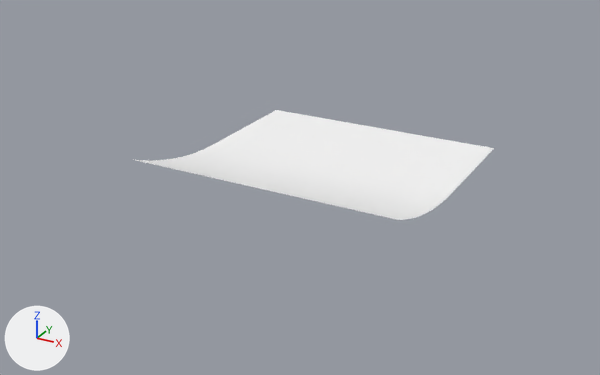
A saved change to the Blender file static/games/generic/post-it.blend.
Rendered twice from a 50 mm camera at (2.63, -5.15, 2.37) aimed at (-0.09, -0.2, -0.11). Arrows for +X, +Y and +Z are at lower left; the lights stay in place.

The older version as bpy lines, for what is in view:
```python
mat_post_it = principled_material('Post-it')
mat_post_it.base_color = (1.0, 1.0, 1.0)  # white #ffffff
me_plane = bpy.data.meshes.new('Plane')
me_plane.from_pydata(...)  # 22 vertices, 10 faces; spans x -1.0..1.0, y -1.0..1.0, z 0.0..0.22
me_plane.polygons.foreach_set('use_smooth', [True] * 10)
me_plane.materials.append(mat_post_it)  # white #ffffff
ob_post_it = bpy.data.objects.new('Post-it', me_plane)
ob_post_it.location = (0.0, 0.0, 0.0)
ob_post_it.rotation_euler = (0.0, 0.0, -1.571)  # degrees (0, 0, -90)
```
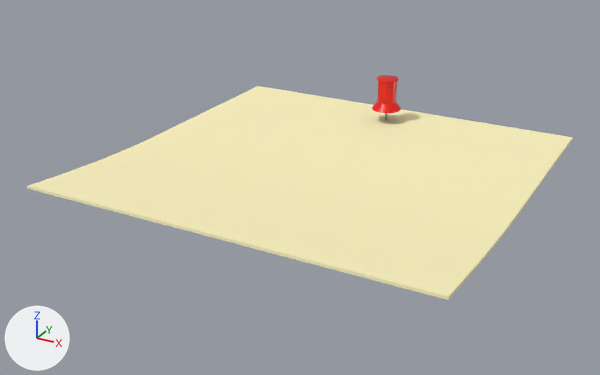
Boxes [x1, y1, x2, y2] around the edits, measured in the pictures (600 x 375 px):
'Post-it', recoloured, surface changed, reshaped, rescaled, modifiers changed (white to beige, 51% wider, 94% taller): before [132, 110, 494, 220]; after [27, 86, 573, 300]
'Push-pin', added (red): after [372, 75, 401, 121]
    faces in mat_push_pin (red #e70e00): [372, 75, 401, 113]

The change in detail:
Material 'Post-it' (mat_post_it) changes colour from white #ffffff to beige #fff5c1; in linear values from (1.0, 1.0, 1.0) to (1.0, 0.913, 0.533).
In material 'Post-it' (mat_post_it), roughness goes from 0.5 to 1.0.
Material 'Push-pin' (mat_push_pin) is new.
Its base color is (0.8, 0.00443, 0.0) (red #e70e00).
Its roughness is 0.353.
Material 'Metal' (mat_metal) is new.
Its base color is (0.281, 0.281, 0.281) (grey #909090).
Its metallic is 1.0.
Its roughness is 0.17.
me_plane is used by ob_post_it; location (0.0, 0.0, 0.0); rotation (0.0, 0.0, -1.571), in degrees (0, 0, -90).
me_plane had 22 vertices, 10 faces and spanned x -1.0..1.0, y -1.0..1.0, z 0.0..0.22.
me_plane now has 44 vertices, 42 faces and spans x -1.0..1.0, y -1.0..1.0, z 0.0..0.07.
Part 1, on me_plane:
10 faces are deleted.
12 vertices move from x 0.37..1.0, y -1.0..1.0, z 0.03..0.22 to x 0.37..1.0, y -1.0..1.0, z 0.01..0.06.
22 vertices are added at x -1.0..1.0, y -1.0..1.0, z 0.0..0.07.
42 new faces join them.
Mesh me_cylinder is new.
It has 88 vertices, 72 faces and spans x -1.0..1.0, y -1.0..1.0, z -1.88..1.13.
Faces by material slot: [66, 6].
It uses material mat_push_pin (red #e70e00).
It uses material mat_metal (grey #909090).
Object 'Post-it' (ob_post_it) is rescaled from (1.0, 1.0, 1.0) to (1.5, 1.5, 1.5).
Object 'Post-it' (ob_post_it) gains a EDGE_SPLIT modifier named 'EdgeSplit'.
Object 'Push-pin' (ob_push_pin) is new; it shows me_cylinder.
Its location is (0.0, 1.157, 0.253).
Its scale is (0.126, 0.126, 0.126).
It gains a EDGE_SPLIT modifier named 'EdgeSplit'.
Modifier setting: split_angle = 0.157.
Modifier setting: use_edge_angle = False.
